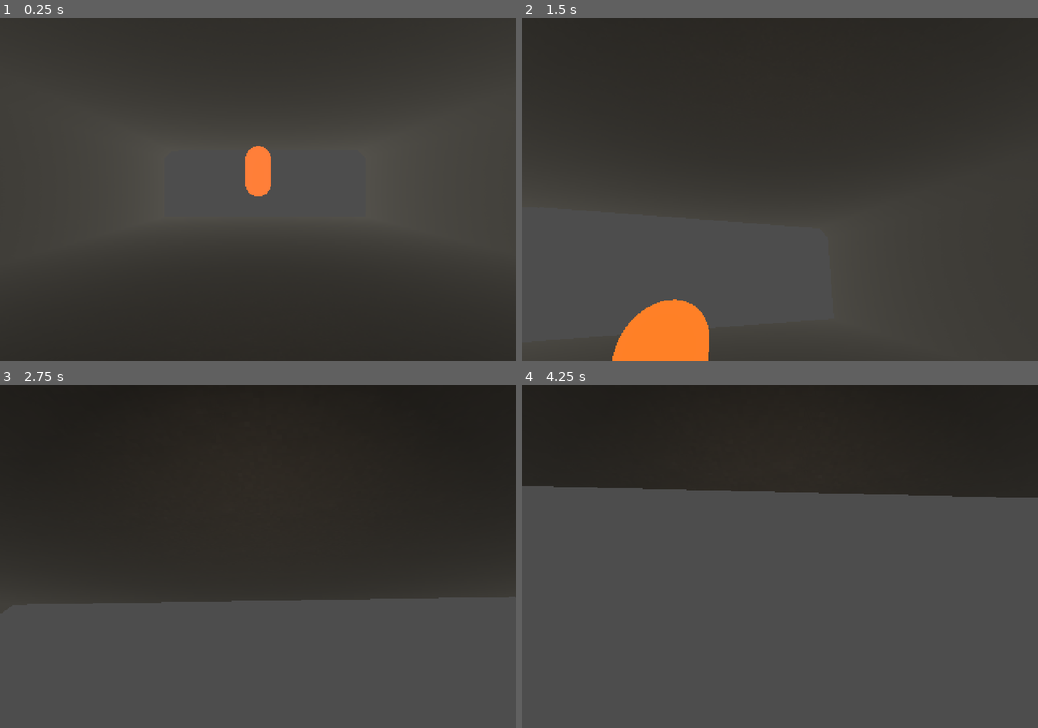
Above: before the commit, frames 1-4 (two rows, left to right).
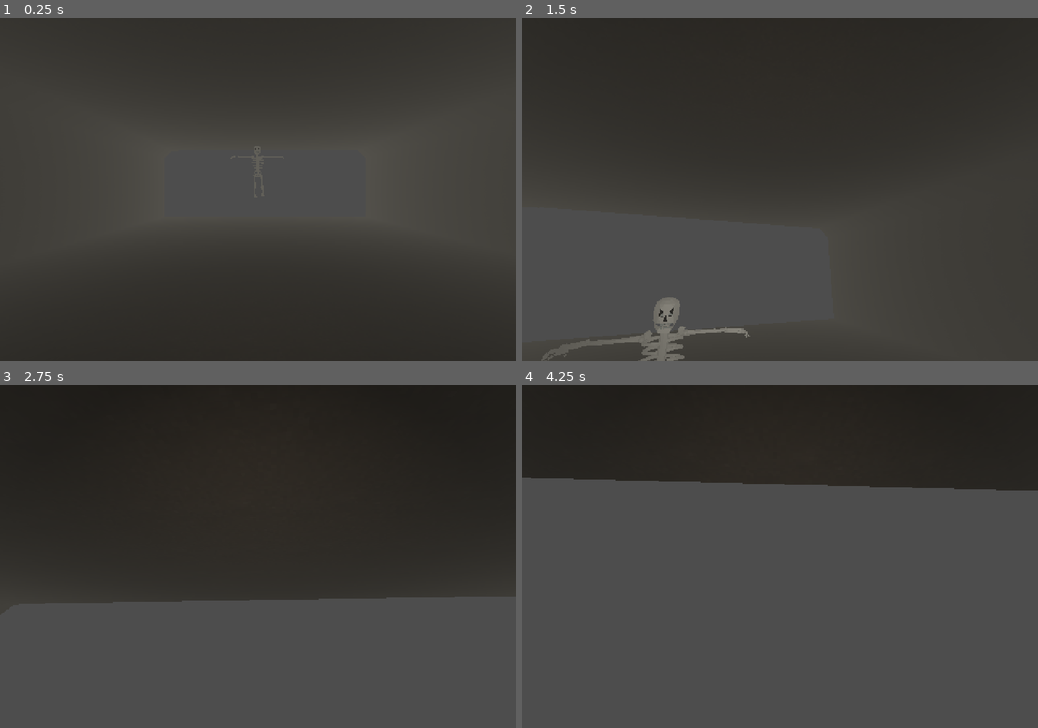
Above: after the commit, the same moments.

Repository: jakvbm1/under-angels-skin
Game: Godot game, scene res://scenes/places/dungeon_level_one.tscn
The game is run twice, just before and just after one commit, with the same random seed, the same clock (stepped at 60 frames per second) and the same inputs. This scene is started directly instead of the project's main scene.
Inputs (mouse positions are in pixels of both pictures, inside the frame that each line leads up to):
- Up to frame 1 (0.25 s): no input
- Up to frame 2 (1.5 s): tap Enter (ui_accept) at 0.5, 0.77 s; move the mouse to (754, 258) at 0.52 s; hold W (forward) from 0.53 s (still down); right-click (754, 258) at 0.6 s; click (754, 258) at 0.67 s; move the mouse to (816, 192) at 1.27 s; right-click (816, 192) at 1.35 s
- Up to frame 3 (2.75 s): keep holding W (forward); tap Enter (ui_accept) at 1.52 s; move the mouse to (216, 553) at 2.02 s; right-click (216, 553) at 2.1 s
- Up to frame 4 (4.25 s): move the mouse to (785, 556) at 2.77 s; release W (forward) at 2.78 s; hold A (left) 2.78-3.53 s; right-click (785, 556) at 2.85 s; tap Enter (ui_accept) at 3.02, 3.77 s; move the mouse to (759, 549) at 3.52 s; hold W (forward) from 3.53 s (still down); right-click (759, 549) at 3.6 s

The runs differ from the first frame. In frame 1, 0.7% of the frame differs, in the area x 47-53%, y 37-52%; in frame 2, 3.0%, in the area x 3-45%, y 81-100%; in frame 3, 0.2%; in frame 4, 2.3%.

Commit message:
added skeleton sprite and rotation

Diff:
--- a/scenes/entities/enemies/test_enemy.tscn
+++ b/scenes/entities/enemies/test_enemy.tscn
@@ -1,26 +1,18 @@
-[gd_scene load_steps=5 format=3 uid="uid://u3rq862qt0we"]
+[gd_scene load_steps=4 format=3 uid="uid://u3rq862qt0we"]
 
 [ext_resource type="Script" path="res://scripts/test_enemy.gd" id="1_67ntg"]
-
-[sub_resource type="CapsuleMesh" id="CapsuleMesh_dj22g"]
-
-[sub_resource type="StandardMaterial3D" id="StandardMaterial3D_ynk4q"]
-albedo_color = Color(0.561133, 0.0416903, 0.0960523, 1)
-metallic = 0.75
-emission_enabled = true
-emission = Color(0.752941, 0.0745098, 0.0117647, 1)
-emission_energy_multiplier = 6.75
+[ext_resource type="PackedScene" uid="uid://bextyh6umo8iw" path="res://assets/models/Skeleton.glb" id="2_3mnjn"]
 
 [sub_resource type="CapsuleShape3D" id="CapsuleShape3D_log6p"]
+radius = 0.341504
 
 [node name="TestEnemy" type="CharacterBody3D"]
 collision_layer = 2
 collision_mask = 15
 script = ExtResource("1_67ntg")
 
-[node name="MeshInstance3D" type="MeshInstance3D" parent="."]
-mesh = SubResource("CapsuleMesh_dj22g")
-surface_material_override/0 = SubResource("StandardMaterial3D_ynk4q")
-
 [node name="CollisionShape3D" type="CollisionShape3D" parent="."]
 shape = SubResource("CapsuleShape3D_log6p")
+
+[node name="Skeleton" parent="." instance=ExtResource("2_3mnjn")]
+transform = Transform3D(2, 0, 0, 0, 2, 0, 0, 0, 2, 0, 0, 0)
--- a/scripts/test_enemy.gd
+++ b/scripts/test_enemy.gd
@@ -1,6 +1,5 @@
 extends CharacterBody3D
 var player
-
 
 
 const SPEED = 100
@@ -11,6 +10,9 @@
 func _physics_process(delta: float) -> void:
 	if not is_on_floor():
 		velocity += get_gravity() * delta
+	look_at(Vector3(player.global_transform.origin.x, 0, player.global_transform.origin.z), Vector3.UP, true)
+	self.rotation_degrees.x = 0
+	self.rotation_degrees.z = 0
 
 	var distance = player.position.distance_to(position)
 
Binary file added: assets/models/Skeleton.glb
Not shown, added: assets/models/Skeleton.glb.import
Not shown: 8 places in assets/tiles/DirtTileset.tres that only renumber resources
